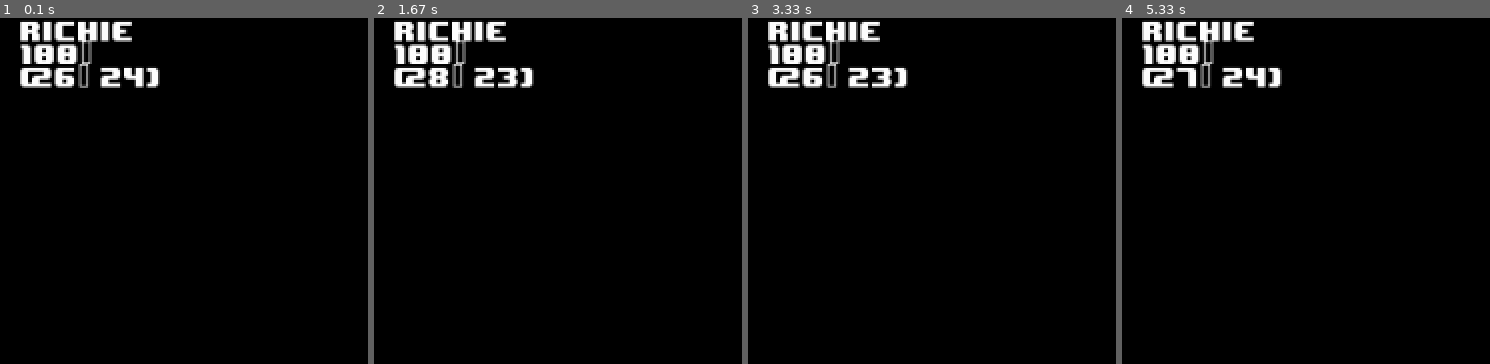
Above: before the commit, frames 1-4 (left to right).
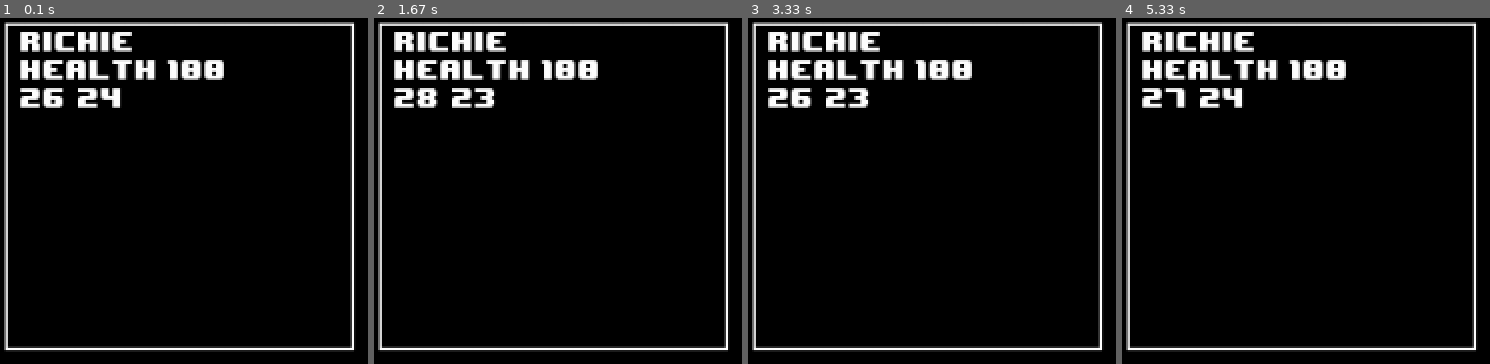
Above: after the commit, the same moments.

Repository: richpet9/pygame-tile-game
Game: pygame game, started from engine.py
Two runs of this game, one before a commit and one after it. Both use one fixed random seed, a clock stepped at 60 frames per second and the inputs below.
Inputs:
- Up to frame 1 (0.1 s): no input
- Up to frame 2 (1.67 s): hold D 0.33-0.8 s; hold W 0.83-1.13 s; hold D 1.17-1.63 s
- Up to frame 3 (3.33 s): hold A 1.67-2.2 s; hold S 2.23-2.53 s; hold A 2.57-2.97 s; hold W from 3 s (still down)
- Up to frame 4 (5.33 s): release W at 3.37 s; hold D 3.4-4.03 s; hold S 4.07-4.43 s; hold A 4.47-4.93 s; hold D from 4.97 s (still down)

The runs differ from the first frame. In frame 1, 10% of the frame differs, in the area x 1-97%, y 1-97%; in frame 2, 10%; in frame 3, 10%; in frame 4, 10%.

Commit message:
HUD borders

Diff:
--- a/hud.py
+++ b/hud.py
@@ -6,6 +6,8 @@
 
 WHITE = (255, 255, 255)
 BLACK = (0, 0, 0)
+BORDER_WIDTH = 2
+LINE_SPACING = 4
 
 
 class _hud:
@@ -28,7 +30,7 @@
     '''
 
     def __init__(self):
-        _hud.__init__(self, DISPLAY_WIDTH // 5, DISPLAY_HEIGHT)
+        _hud.__init__(self, DISPLAY_WIDTH // 5, DISPLAY_HEIGHT // 3)
 
         self.name = None
         self.health = None
@@ -39,8 +41,12 @@
         Update & Rerender all of the player info
         '''
         self.name = self.font.render(player.name, True, WHITE)
-        self.health = self.font.render(str(player.health) + '%', True, WHITE)
-        self.location = self.font.render(str(player.location), True, WHITE)
+        self.health = self.font.render(
+            'Health ' + str(player.health),
+            True,
+            WHITE)
+
+        self.update_location(player.location)
 
     # DEBUG: In the future, we'll have separate methods to update each of the info items
     # I can probably put these all in a dictionary...
@@ -48,7 +54,10 @@
         '''
         Update only location
         '''
-        self.location = self.font.render(str(location), True, WHITE)
+        self.location = self.font.render(
+            str(location[0]) + ' ' + str(location[1]),
+            True,
+            WHITE)
 
     def draw(self, surface_hud):
         '''
@@ -56,8 +65,24 @@
         '''
         self.surface.fill(BLACK)
 
-        self.surface.blit(self.name, (16, 0))
-        self.surface.blit(self.health, (16, self.font.get_linesize()))
-        self.surface.blit(self.location, (16, 2 * self.font.get_linesize()))
+        # Draw the border
+        pygame.draw.rect(self.surface,
+                         WHITE,
+                         pygame.Rect(BORDER_WIDTH * 2,
+                                     BORDER_WIDTH * 2,
+                                     self.surface_width - (BORDER_WIDTH * 4),
+                                     self.surface_height - (BORDER_WIDTH * 4)),
+                         BORDER_WIDTH)
 
+        self.surface.blit(self.name, (16, BORDER_WIDTH * 4))
+        self.surface.blit(self.health, (16,
+                                        self.font.get_linesize() +
+                                        LINE_SPACING +
+                                        (BORDER_WIDTH * 4)))
+        self.surface.blit(self.location, (16,
+                                          2 * self.font.get_linesize() +
+                                          2 * LINE_SPACING +
+                                          (BORDER_WIDTH * 4)))
+
+        # Blit this hud's surface to the main hud surface
         surface_hud.blit(self.surface, (0, 0))
